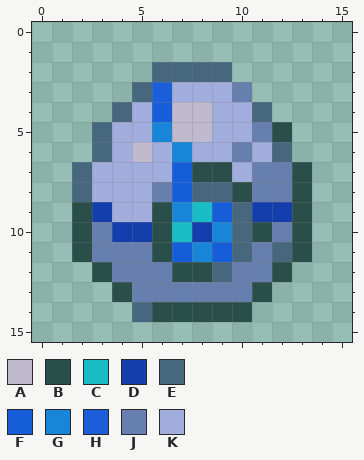
Pixel-art sprite, stored at pack.png. That is the earlier state.
The file is 512x512 pixels, drawn in blocks of 32x32; one block is one cell here. Pixels under 10% opacity are left out. Colours within 5 levels of each other are drawn and written as one.
Palette (. is transparent): A #c0bacf  B #2a4e4a  C #19bdc6  D #143eab  E #47677e  F #165dd9  G #1885d8  H #1c5eda  J #677fae  K #a1aedd
New version:
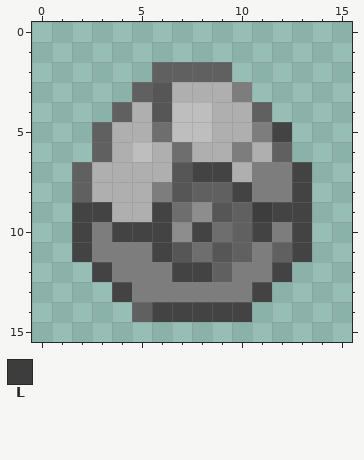
Colours new in this view: L #3d3d3d
The commit says: Officially Discontinued - changed icon to black & white
Difference:
colour A: #c0bacf -> #bebebe
colour B: #2a4e4a -> #434343
colour C: #19bdc6 -> #8d8d8d
colour E: #47677e -> #606060
colour F: #165dd9 -> #565656
colour G: #1885d8 -> #6e6e6e
colour J: #677fae -> #7d7d7d
colour K: #a1aedd -> #afafaf
y 3: x 6 H -> F
y 9: x 3 D -> B; x 11..12 DD -> LB
y 10: x 4..5 DD -> BB; x 8 D -> B
Where, in picture pixels (left, top, right, bottom), the same in both pictures:
changed: (72, 62, 312, 322)
